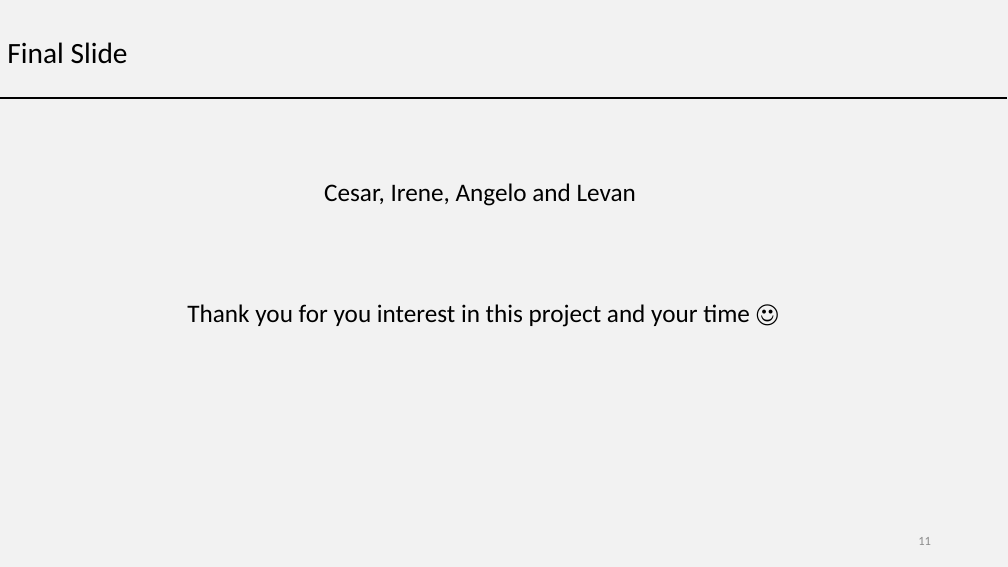
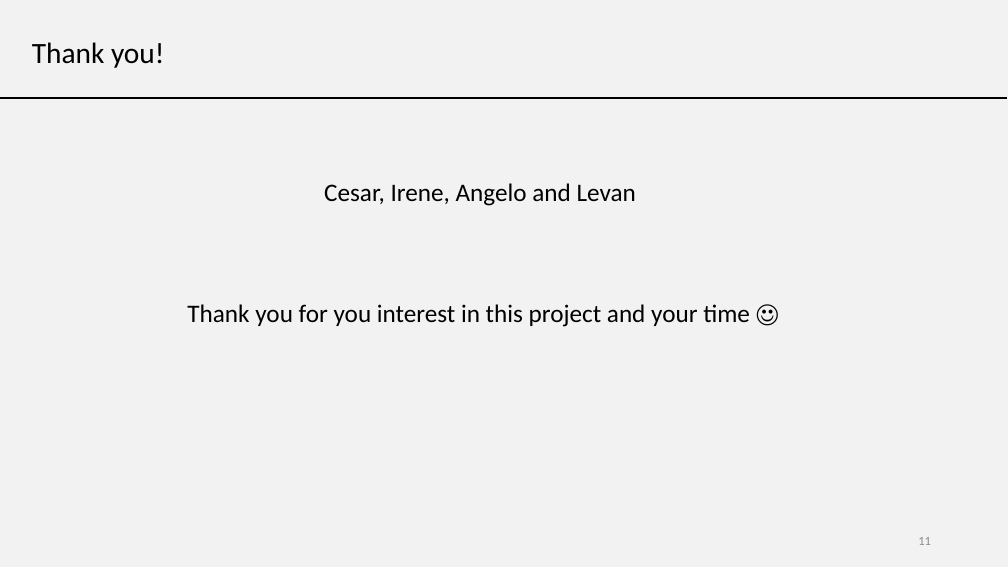
Before and after one commit to LevanGetia/Project-1, a slide deck: slide 11 of Project1 - stocks analysis PPT.pptx. Drawn at 1008x567 pixels with LibreOffice and Linux fonts; fonts in the diff are those of the drawing. Boxes give left, top, right and bottom in pixels: in the first picture for what was removed or moved away, otherwise in the second. Text is boxed around its words. In the diff, an @@ line names an element or a change of style, - is before the commit and + after.

```diff
--- a/Project1 - stocks analysis PPT.pptx
+++ b/Project1 - stocks analysis PPT.pptx
@@ text at <box>32,42,164,68</box>: text changed @@
-Final Slide
+Thank you!
```
Also in this commit, not shown: 9 other slides changed, 1 other file.
